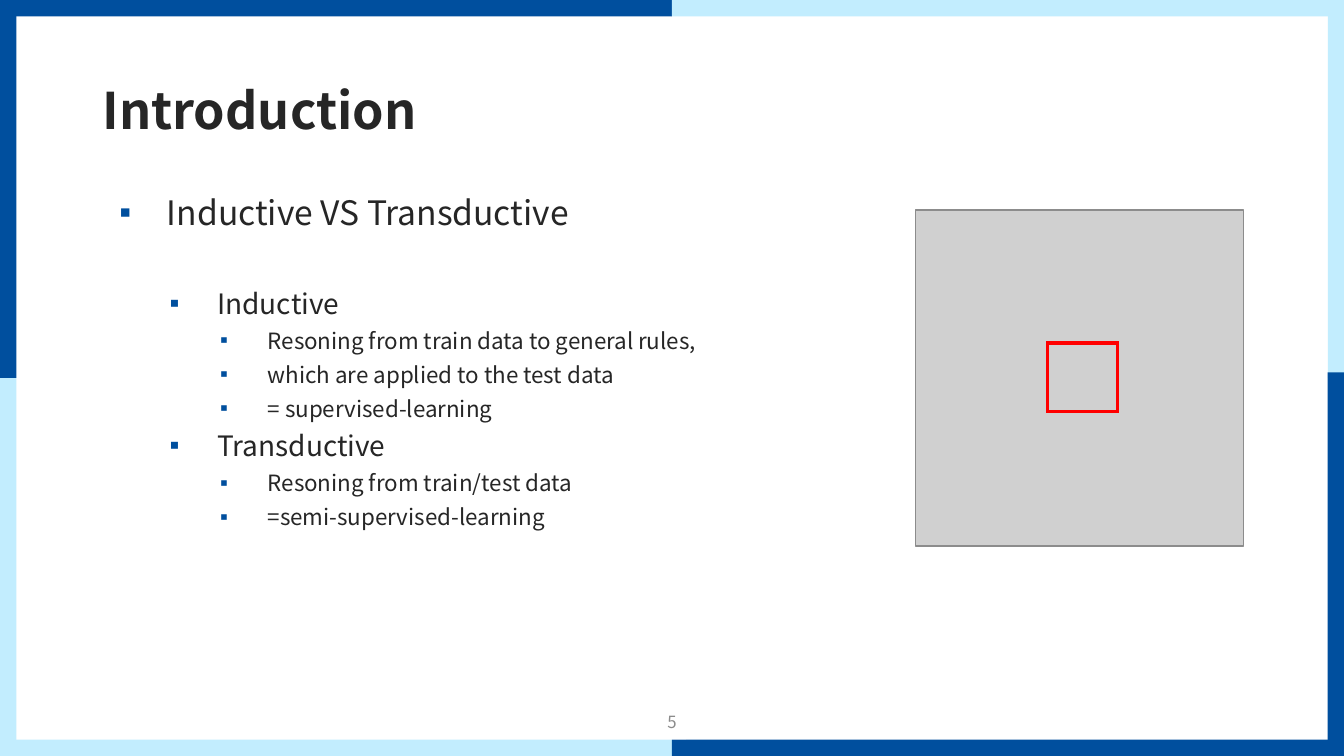
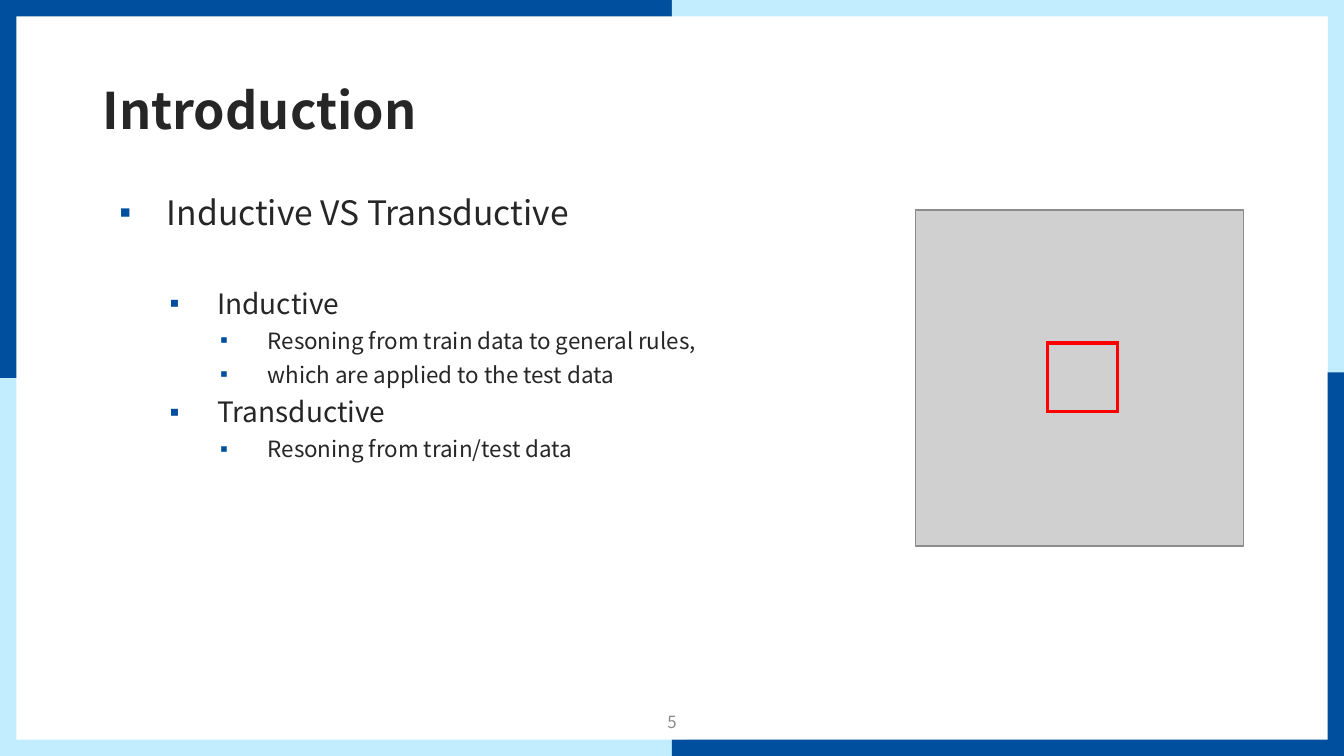
Before and after one commit to mmvv11/GraduateStudies, a slide deck: slide 5 of papers/review/GraphSAGE Review.pptx. Drawn at 1344x756 pixels with LibreOffice and Linux fonts; fonts in the diff are those of the drawing; grey boxes stand for pictures; background and template pictures are left out. Boxes give left, top, right and bottom in pixels: in the first picture for what was removed or moved away, otherwise in the second. Text is boxed around its words. In the diff, an @@ line names an element or a change of style, - is before the commit and + after.

```diff
--- a/papers/review/GraphSAGE Review.pptx
+++ b/papers/review/GraphSAGE Review.pptx
@@ text at (285, 399, 492, 422): paragraph removed @@
-    ▪ = supervised-learning
@@ text at (268, 507, 545, 530): paragraph removed @@
-    ▪ =semi-supervised-learning
```
Also in this commit, not shown: 6 other slides changed, 1 slide added.
